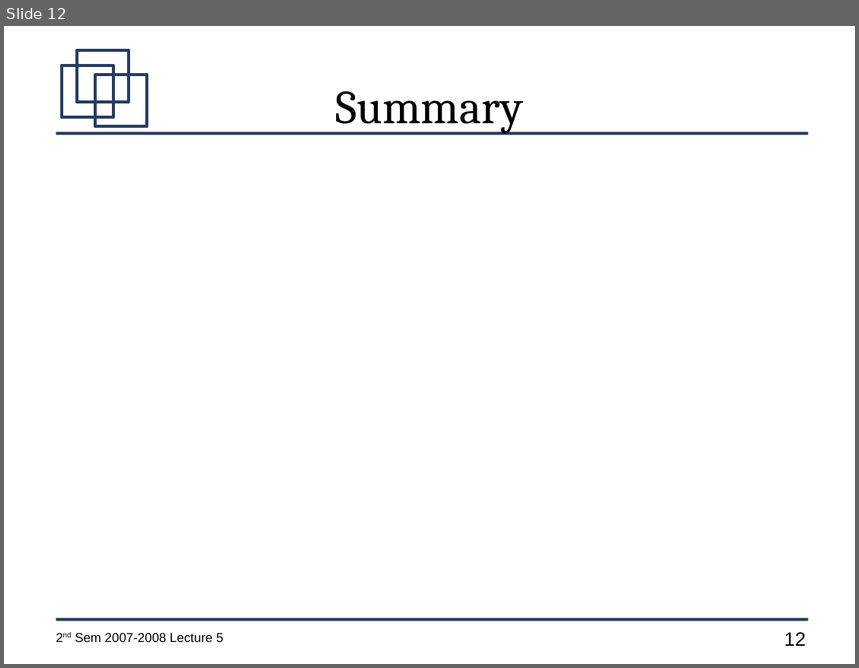
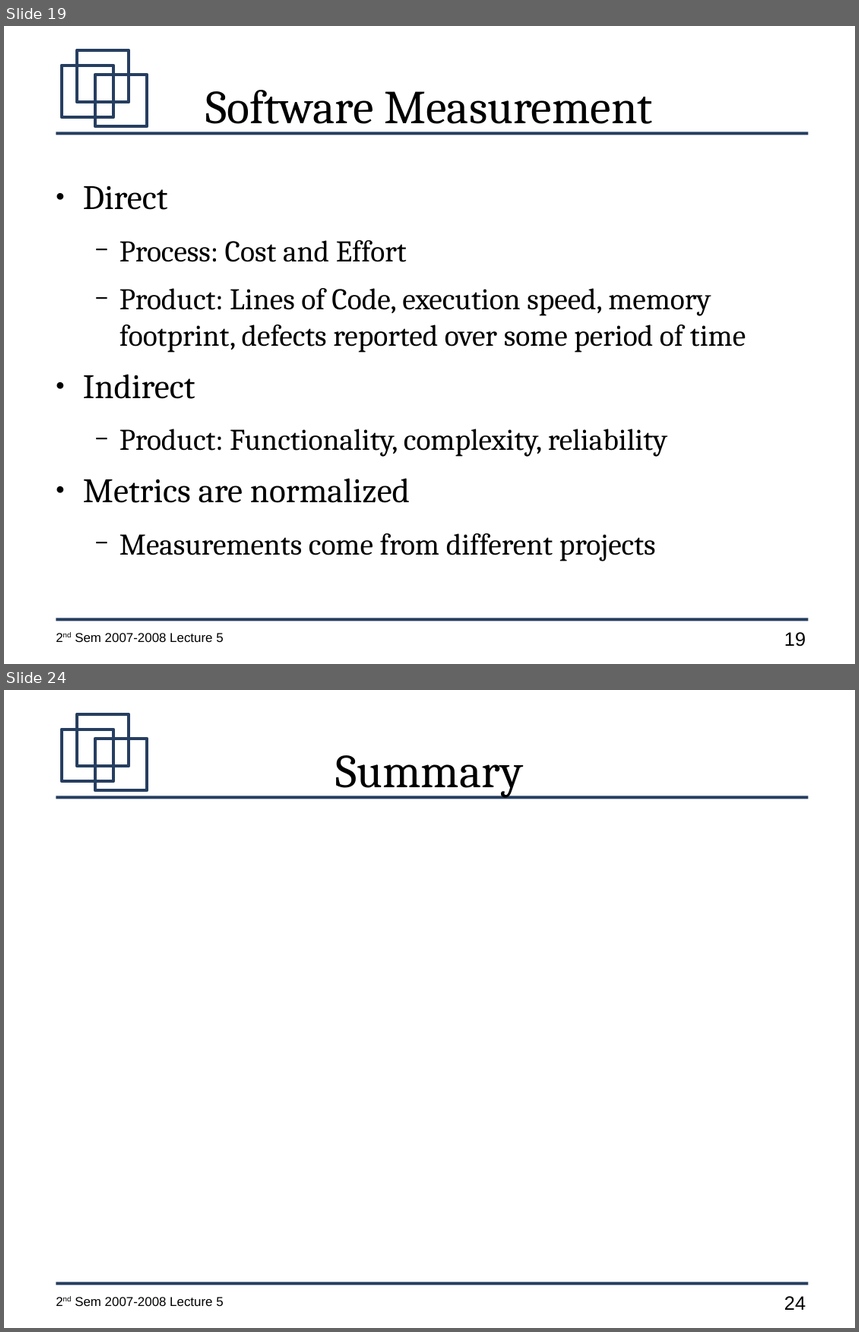
Before and after one commit to jachermocilla/jach-homepage, a slide deck: CMSC128-2nd-Sem-2007-L5.odp. Shown one above the other, each under a label of ours: slide 12 before the commit, slides 19 and 24 after it; the slides between them are not shown. The pictures are 859x668 and 859x1332 pixels, drawn with LibreOffice and Linux fonts; fonts in the diff are those of the drawing. Boxes give left, top, right and bottom in pixels: in the first picture for what was removed or moved away, otherwise in the second. Text is boxed around its words. In the diff, an @@ line names an element or a change of style, - is before the commit and + after.

```diff
--- a/CMSC128-2nd-Sem-2007-L5.odp
+++ b/CMSC128-2nd-Sem-2007-L5.odp
@@ slide 19 added at <box>4,26,855,664</box>, background #FFFFFF; not listed: 7 template elements that a slide beside it also shows @@
@@ title added at <box>205,90,653,134</box>, 44 pt, text #000000 @@
+Software Measurement
@@ text added at <box>83,186,746,562</box>, 28 pt, text #000000 @@
+● Direct
+  − Process: Cost and Effort
+  − Product: Lines of Code, execution speed, memory footprint, defects reported over some period of time
+● Indirect
+  − Product: Functionality, complexity, reliability
+● Metrics are normalized
+  − Measurements come from different projects
@@ what was slide 12 is now slide 24 @@
@@ page number at <box>785,1296,806,1310</box>: text changed @@
-12
+24
```
Also in this commit, not shown: 4 slides changed, 11 other slides added.
